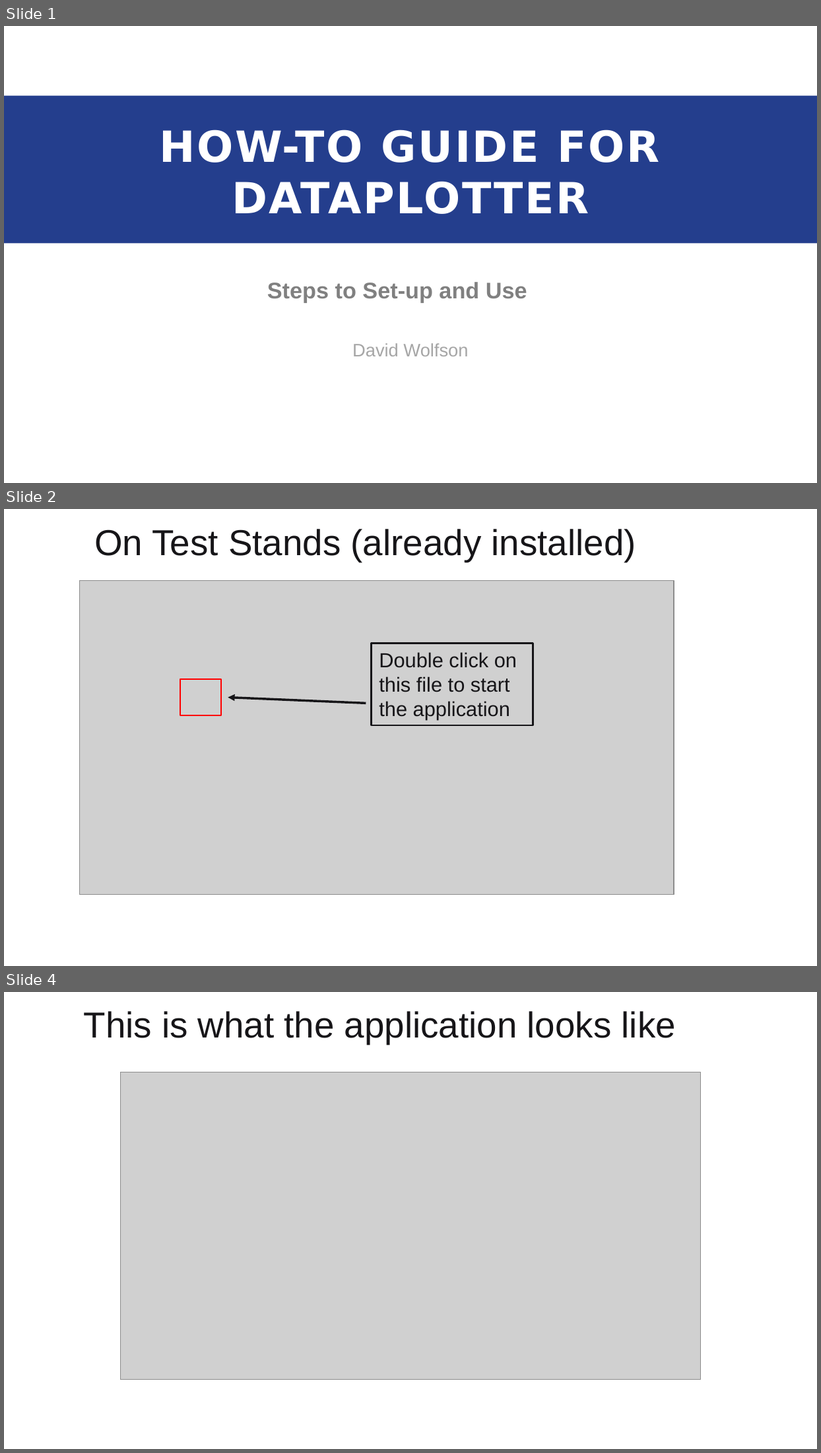
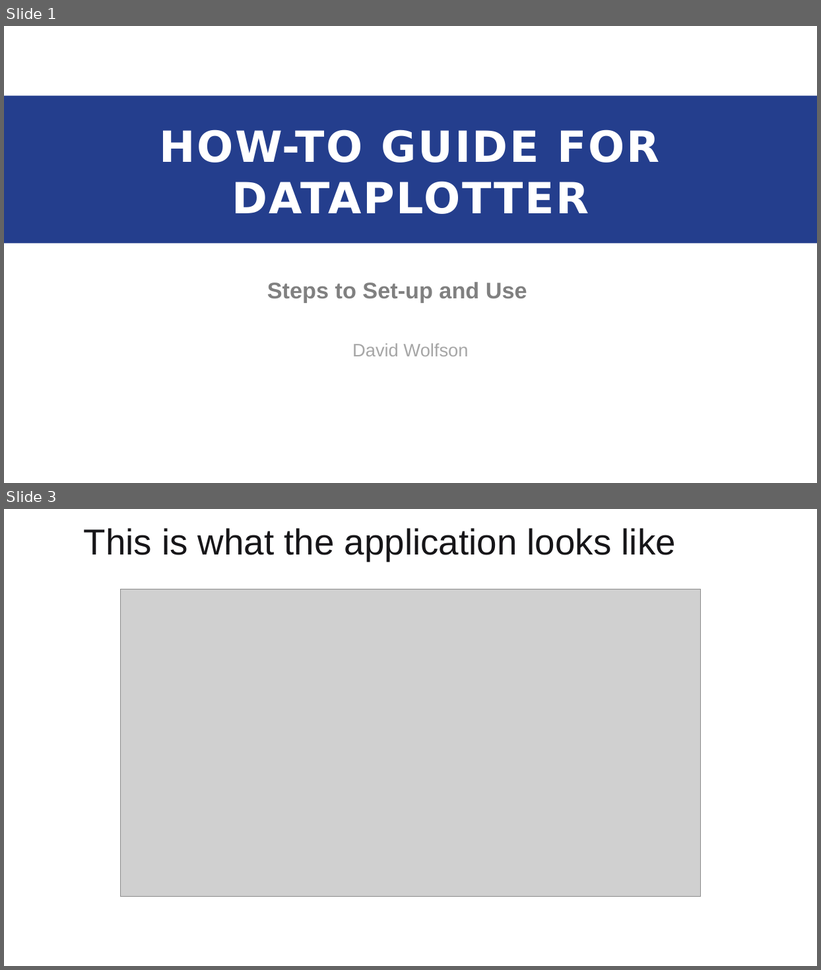
Before and after one commit to davidwolfson613/dataplotter, a slide deck: How-To Guide for Dataplotter.pptx. Shown one above the other, each under a label of ours: slides 1, 2 and 4 before the commit, slides 1 and 3 after it; the slides between them are not shown. The pictures are 821x1453 and 821x970 pixels, drawn with LibreOffice and Linux fonts; fonts in the diff are those of the drawing; grey boxes stand for pictures; background and template pictures are left out. Boxes give left, top, right and bottom in pixels: in the first picture for what was removed or moved away, otherwise in the second. Text is boxed around its words. In the diff, an @@ line names an element or a change of style, - is before the commit and + after.

```diff
--- a/How-To Guide for Dataplotter.pptx
+++ b/How-To Guide for Dataplotter.pptx
@@ slide 2 removed at <box>4,509,817,966</box>, background #FFFFFF; not listed: 1 template element that a slide beside it also shows @@
@@ text removed at <box>94,529,636,562</box> @@
-On Test Stands (already installed)
@@ rectangle removed at <box>4,566,817,738</box> @@
@@ picture removed at <box>80,580,674,895</box> @@
@@ rectangle removed at <box>372,643,533,725</box> @@
-Double click on this file to start the application
@@ rectangle removed at <box>180,679,221,716</box> @@
@@ arrow removed from (366, 703) to (228, 698) @@
@@ what was slide 4 is now slide 3 @@
```
Also in this commit, not shown: 2 slides changed, 3 other files.
